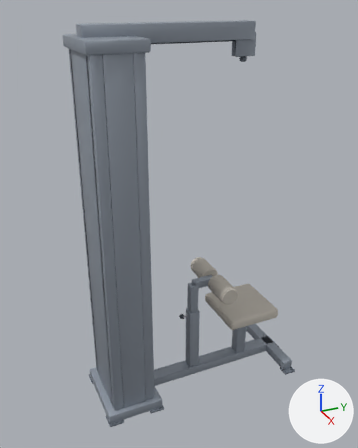
Before and after pictures for a commit that changed the glTF model exercise-motion/models/machines/lat-pulldown.glb.
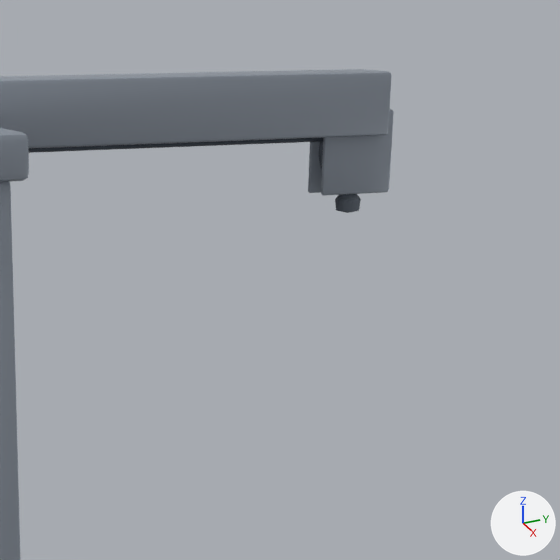
There are two pictures of each version: one whole from a camera (50 mm lens) standing at (2.405, -1.199, 2.326) and looking at (-0.04, -0.099, 1.103), one close up on the part from 40% to 85% of the width and 0% to 36% of the height. Every picture has the same lights, and +X, +Y and +Z are marked at lower right. The older version's two pictures come first. Where no turn or scale is listed for an object, it has been applied to the vertices. Vertices at exactly the same position are counted once.

Names of what the first close-up shows: 'frame.cable', 'frame.frame', 'frame.plate', 'frame.rubber'.
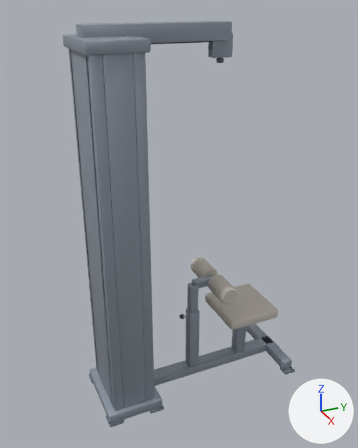
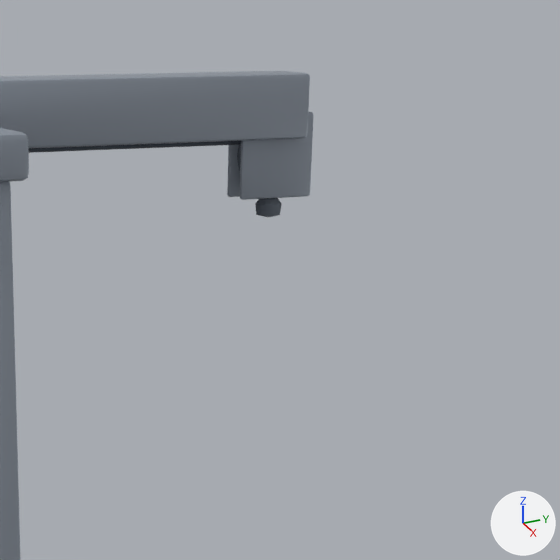
Boxes (x1, y1, x2, y2) around the edits, measured in the close-ups (560 x 560 px; the box of a moved part takes in the faces that stretch with it):
'frame.frame', reshaped
    before: (0, 69, 394, 560)
    after: (0, 71, 313, 560)
'frame.rubber', reshaped
    before: (335, 194, 361, 213)
    after: (255, 198, 282, 217)
'frame.plate', reshaped (mostly hidden)
    before: (319, 142, 323, 169)
    after: (237, 145, 241, 170)
part 1 of me_frame_frame, moved or reshaped
    before: (321, 109, 394, 196)
    after: (240, 112, 313, 200)
part 2 of me_frame_frame, moved or reshaped
    before: (308, 142, 322, 193)
    after: (227, 145, 240, 197)
part 3 of me_frame_frame, moved or reshaped
    before: (233, 69, 391, 141)
    after: (233, 72, 310, 141)

The edits, one by one:
me_frame_frame has 1120 vertices, 2160 faces and spans x -0.26..0.26, y -0.67..0.62, z 0.01..2.22.
me_frame_frame is used by ob_frame_frame; location (0.0, 0.0, 0.0).
me_frame_frame part 1: the loose piece of 56 vertices spanning x 0.02, y 0.2..0.32, z 2.04..2.16 is moved by (0.0, -0.14, 0.0).
me_frame_frame part 2: the loose piece of 56 vertices spanning x -0.02, y 0.2..0.32, z 2.04..2.16 is moved by (0.0, -0.14, 0.0).
me_frame_frame part 3: all 28 vertices in x -0.05..0.05, y 0.29..0.3, z 2.12..2.22 are moved by (0.0, -0.14, 0.0).
me_frame_plate is used by ob_frame_plate; location (0.0, 0.0, 0.0).
me_frame_plate had 448 vertices, 888 faces and spanned x -0.011..0.011, y -0.55..0.31, z 2.05..2.15.
me_frame_plate now has 448 vertices, 888 faces and spans x -0.011..0.011, y -0.55..0.17, z 2.05..2.15.
me_frame_plate part 4: the loose piece of 224 vertices spanning x -0.011..0.011, y 0.21..0.31, z 2.05..2.15 is moved by (0.0, -0.14, 0.0).
me_frame_rubber has 790 vertices, 1520 faces and spans x -0.29..0.29, y -0.68..0.67, z 0.0..2.11.
me_frame_rubber is used by ob_frame_rubber; location (0.0, 0.0, 0.0).
me_frame_rubber part 5: the loose piece of 50 vertices spanning x -0.02..0.02, y 0.24..0.28, z 2.01..2.04 is moved by (0.0, -0.14, 0.0).
